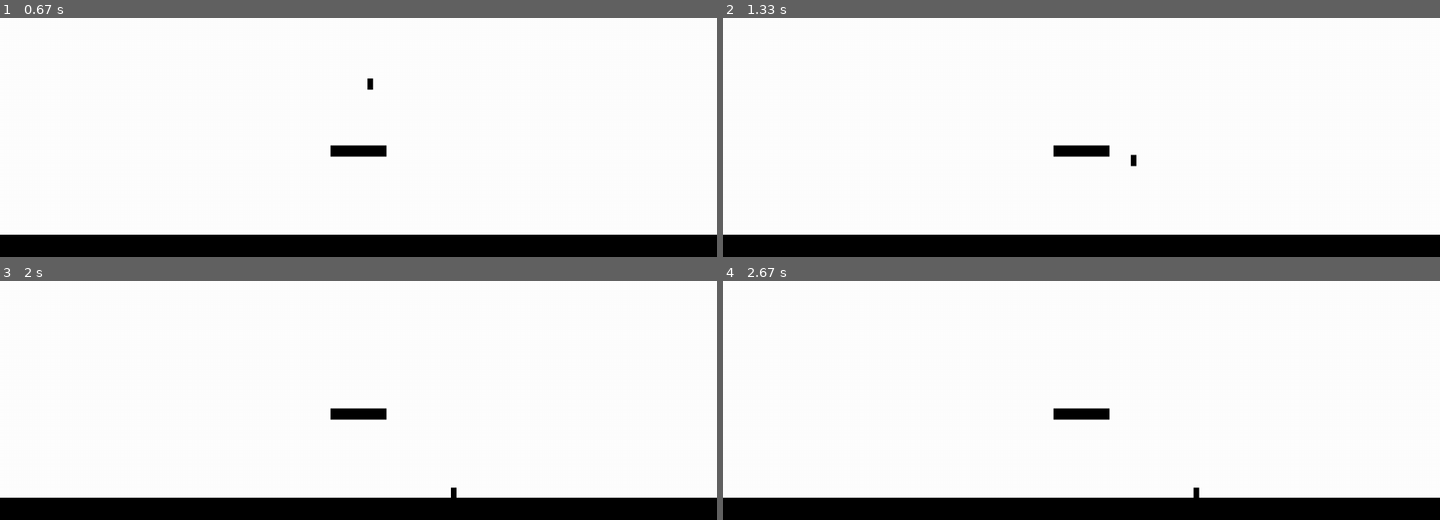
Above: before the commit, frames 1-4 (two rows, left to right).
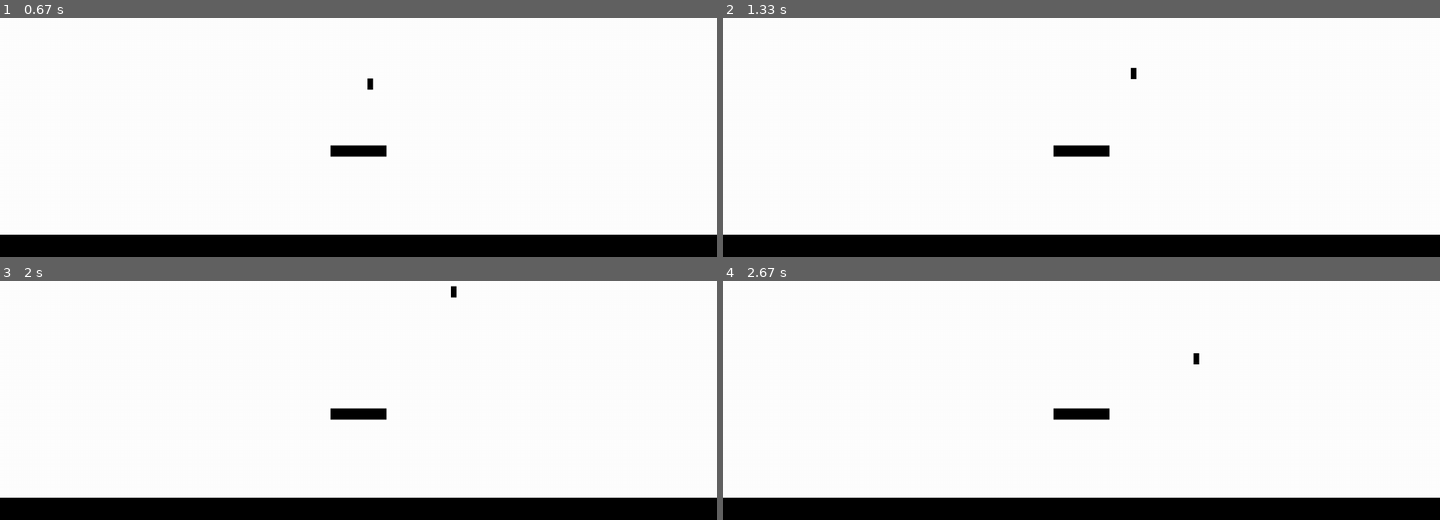
Above: after the commit, the same moments.

Repository: dev-tp/pygame-platformer
Game: pygame game, started from main.py
The game is run twice, just before and just after one commit, with the same random seed, the same clock (stepped at 60 frames per second) and the same inputs.
Inputs:
- Up to frame 1 (0.67 s): hold Space from 0.33 s (still down); hold Right from 0.33 s (still down)
- Up to frame 2 (1.33 s): release Space at 0.8 s; release Right at 0.8 s; hold Space 0.83-1.3 s; hold Right 0.83-1.3 s
- Up to frame 3 (2 s): hold Right 1.33-1.8 s; hold Right from 1.83 s (still down)
- Up to frame 4 (2.67 s): release Right at 2.3 s; hold Left from 2.33 s (still down)

Frame 1 is identical in both runs. In frame 2, less than 0.1% of the frame differs, in the area x 56-58%, y 20-63%; in frame 3, less than 0.1%; in frame 4, less than 0.1%.

Commit message:
Enable jumping

Diff:
--- a/main.py
+++ b/main.py
@@ -33,7 +33,7 @@
         pygame.display.flip()
 
     def run(self):
-        self.player = Player()
+        self.player = Player(self)
 
         self.all_sprites = pygame.sprite.Group()
         self.all_sprites.add(self.player)
@@ -58,15 +58,6 @@
     def update(self):
         self.all_sprites.update()
 
-        collisions = pygame.sprite.spritecollide(
-            self.player, self.platforms, False)
-
-        if collisions:
-            # Offset one pixel to avoid colliding over and over again with
-            # same object
-            self.player.position.y = collisions[0].rect.top + 1
-            self.player.velocity.y = 0
-
 
 def main():
     game = Game()
--- a/player.py
+++ b/player.py
@@ -8,8 +8,9 @@
 
 class Player(pygame.sprite.Sprite):
 
-    def __init__(self):
+    def __init__(self, game):
         super().__init__()
+        self.game = game
 
         width = 10
         height = 20
@@ -24,25 +25,60 @@
         self.rect = self.image.get_rect()
         self.rect.midbottom = self.position
 
+    def get_platform_collisions(self):
+        self.rect.x += 1
+
+        collisions = pygame.sprite.spritecollide(
+            self,
+            self.game.platforms,
+            False
+        )
+
+        self.rect.x -= 1
+
+        return collisions
+
+    def jump(self):
+        # Player needs to be stepping on a platform to jump
+        if self.get_platform_collisions():
+            self.velocity.y = -15
+
     def update(self):
         self.acceleration = Vector(0, PLAYER_GRAVITY)
 
         pressed_keys = pygame.key.get_pressed()
 
+        # Handle keyboard events
         if pressed_keys[K_LEFT]:
             self.acceleration.x = -PLAYER_ACCELERATION
 
         if pressed_keys[K_RIGHT]:
             self.acceleration.x = PLAYER_ACCELERATION
 
+        if pressed_keys[K_SPACE]:
+            self.jump()
+
+        # Control player's speed
         self.acceleration.x += self.velocity.x * PLAYER_FRICTION
         self.velocity += self.acceleration
         self.position += .5 * self.acceleration + self.velocity
 
+        # Check if player is out of bounds
         if self.position.x > SCREEN_WIDTH:
             self.position.x = 0
 
         elif self.position.x < 0:
             self.position.x = SCREEN_WIDTH
 
+        # Check for collisions with platforms
+        if self.velocity.y > 0:
+            collisions = self.get_platform_collisions()
+
+            if collisions:
+                # Offset one pixel to avoid colliding over and over again with
+                # the same platform
+                self.position.y = collisions[0].rect.top + 1
+                self.velocity.y = 0
+
+        # Update position
         self.rect.midbottom = self.position
